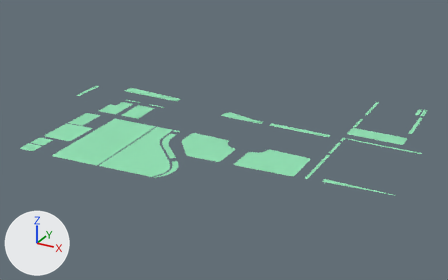
A saved change to the glTF model public/v3/models/grass.glb.
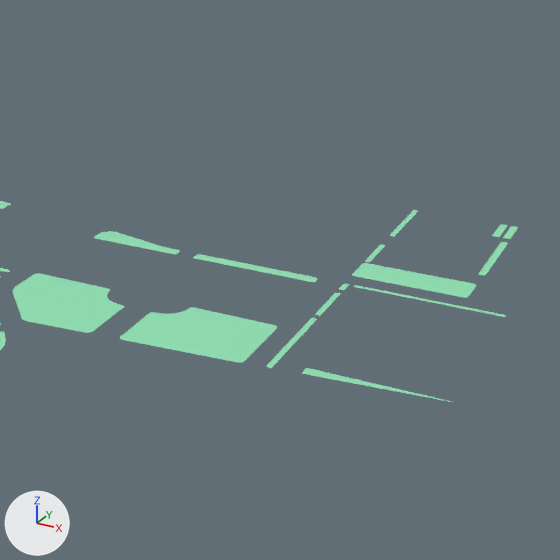
Old and new are each drawn whole from a 50 mm lens placed at (197.0, -498.0, 218.0), pointed at (-78.0, 2.0, -32.0) and again close up on the part from 39% to 100% of the width and 0% to 97% of the height. The axes (+X, +Y, +Z) are drawn at lower left. The lights are the same throughout. Vertices at the same position are counted once.

In view in the first close-up: 'grass-merge'.
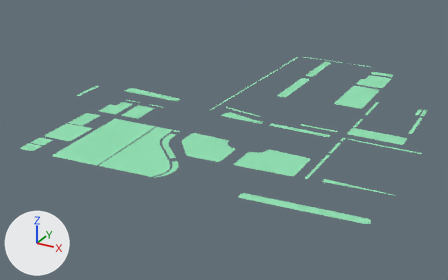
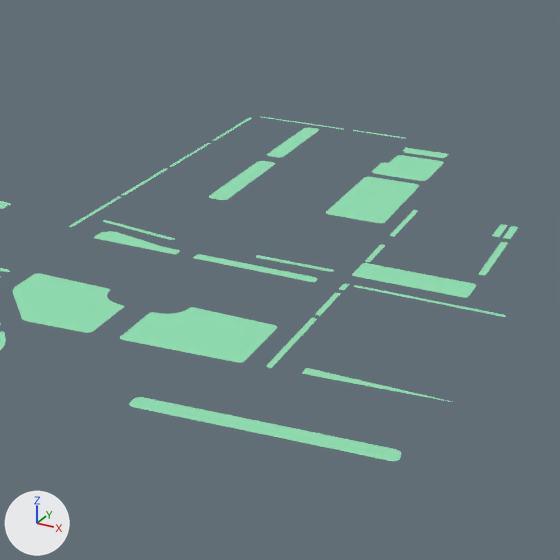
Where the newer file only moved an object's origin or applied its transform, the numbers keep the older frame.

Pixel boxes (x1, y1, x2, y2) of what changed, in the close-ups (560 x 560 px):
'grass-merge', reshaped
    before: (0, 201, 518, 402)
    after: (0, 116, 518, 461)
part 1 of me_mesh_015, added
    after: (69, 197, 121, 227)
part 2 of me_mesh_015, added
    after: (122, 168, 168, 196)
part 3 of me_mesh_015, added
    after: (170, 143, 211, 167)
part 4 of me_mesh_015, added
    after: (213, 118, 252, 141)
part 5 of me_mesh_015, added
    after: (353, 130, 405, 139)
part 6 of me_mesh_015, added
    after: (256, 255, 334, 272)
part 7 of me_mesh_015, added (green)
    after: (371, 155, 444, 181)
part 8 of me_mesh_015, added
    after: (103, 220, 175, 240)
part 9 of me_mesh_015, added
    after: (260, 116, 344, 130)
part 10 of me_mesh_015, added
    after: (403, 148, 449, 158)
part 11 of me_mesh_015, added (green)
    after: (326, 177, 419, 223)
part 12 of me_mesh_015, added (green)
    after: (209, 161, 275, 200)
part 13 of me_mesh_015, added (green)
    after: (267, 128, 319, 158)
part 14 of me_mesh_015, added (green)
    after: (129, 397, 401, 461)

The change, as a diff of the scene's bpy script:
```diff
--- a/public/v3/models/grass.glb.py
+++ b/public/v3/models/grass.glb.py
@@ me_mesh_015 @@
 # used by ob_grass_merge; location = (-58.2, -50.9, 0.0)
-me_mesh_015.from_pydata(...)  # 3443 vertices, 5512 faces; spans x -178.0..173.0, y -110.0..149.0, z 0.0
+me_mesh_015.from_pydata(...)  # 4995 vertices, 7812 faces; spans x -178.0..173.0, y -110.0..267.0, z 0.0
+# me_mesh_015 part 1: the loose piece of 104 vertices spanning x -94.0..-76.0, y 30.0..32.0, z 0.0 is copied, and the copy is multiplied about its middle by the matrix ((0.046, 1.013, 0.0), (2.759, 0.003, 0.0), (0.0, 0.0, 1.0)), then moved by (53.0, 40.0, 0.0); it spans x -33.0..-30.0, y 46.0..96.0, z 0.0
+# me_mesh_015 part 2: the loose piece of 104 vertices spanning x -94.0..-76.0, y 30.0..32.0, z 0.0 is copied, and the copy is multiplied about its middle by the matrix ((0.044, 1.013, 0.0), (2.759, 0.003, 0.0), (0.0, 0.0, 1.0)), then moved by (54.0, 92.0, 0.0); it spans x -32.0..-29.0, y 98.0..148.0, z 0.0
+# me_mesh_015 part 3: the loose piece of 104 vertices spanning x -94.0..-76.0, y 30.0..32.0, z 0.0 is copied, and the copy is multiplied about its middle by the matrix ((0.044, 1.013, 0.0), (2.759, 0.003, 0.0), (0.0, 0.0, 1.0)), then moved by (55.0, 146.0, 0.0); it spans x -31.0..-28.0, y 152.0..202.0, z 0.0
+# me_mesh_015 part 4: the loose piece of 104 vertices spanning x -94.0..-76.0, y 30.0..32.0, z 0.0 is copied, and the copy is multiplied about its middle by the matrix ((0.033, 1.013, 0.0), (2.997, 0.003, 0.0), (0.0, 0.0, 1.0)), then moved by (56.0, 203.0, 0.0); it spans x -30.0..-28.0, y 207.0..261.0, z 0.0
+# me_mesh_015 part 5: the loose piece of 104 vertices spanning x 105.0..107.0, y 8.0..33.0, z 0.0 is copied, and the copy is multiplied about its middle by the matrix ((-0.002, 1.249, 0.0), (0.694, -0.015, 0.0), (0.0, 0.0, 0.983)), then moved by (-55.0, 244.0, 0.0); it spans x 35.0..67.0, y 264.0..266.0, z 0.0
+# me_mesh_015 part 6: the loose piece of 104 vertices spanning x 105.0..107.0, y 72.0..96.0, z 0.0 is copied, and the copy is turned 90.6 degrees about the z axis through its middle and scaled by 1.55, then moved by (-28.0, -29.0, 0.0); it spans x 60.0..96.0, y 53.0..56.0, z 0.0
+# me_mesh_015 part 7: a new loose piece of 156 vertices spanning x 68.0..98.0, y 194.0..232.0, z 0.0, in mat_grass (green #91e2b4)
+# me_mesh_015 part 8: a new loose piece of 148 vertices spanning x -22.0..19.0, y 54.0..63.0, z 0.0, in mat_grass (green #91e2b4)
+# me_mesh_015 part 9: a new loose piece of 104 vertices spanning x -24.0..30.0, y 264.0..267.0, z 0.0, in mat_grass (green #91e2b4)
+# me_mesh_015 part 10: a new loose piece of 104 vertices spanning x 72.0..97.0, y 237.0..247.0, z 0.0, in mat_grass (green #91e2b4)
+# me_mesh_015 part 11: a new loose piece of 104 vertices spanning x 68.0..98.0, y 122.0..188.0, z 0.0, in mat_grass (green #91e2b4)
+# me_mesh_015 part 12: a new loose piece of 104 vertices spanning x 8.0..18.0, y 116.0..186.0, z 0.0, in mat_grass (green #91e2b4)
+# me_mesh_015 part 13: a new loose piece of 104 vertices spanning x 8.0..17.0, y 195.0..258.0, z 0.0, in mat_grass (green #91e2b4)
+# me_mesh_015 part 14: a new loose piece of 104 vertices spanning x 73.0..168.0, y -96.0..-80.0, z 0.0, in mat_grass (green #91e2b4)
 me_mesh_015.materials.append(mat_grass)
```
